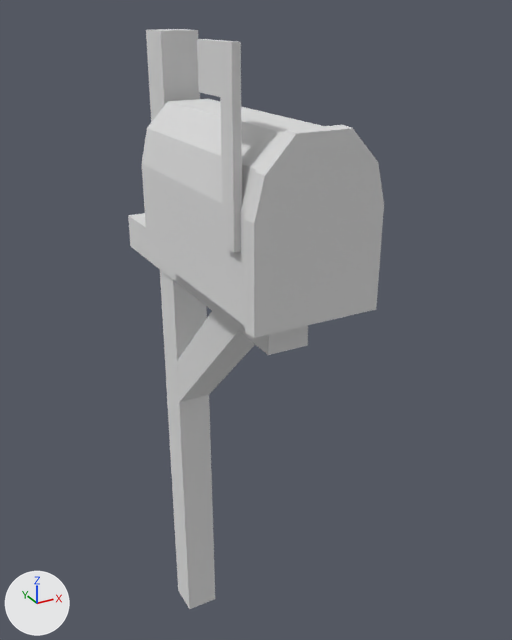
Two versions of the glTF model public/models/mail-box.glb, one commit apart.
The view is the same before and after, from a 50 mm camera at (-0.597, -1.438, 1.536) aimed at (0.107, -0.158, 0.896). The lights are fixed; the arrows at lower left show +X, +Y and +Z. Where no turn or scale is listed for an object, it has been applied to the vertices.

Before the edit, the objects in view are built like this:
```python
me_mail_box = bpy.data.meshes.new('mail-box')
me_mail_box.from_pydata(...)  # 68 vertices, 106 faces; spans x -0.12..0.12, y -0.562..0.216, z 0.0..1.497
me_mail_box.materials.append(mat_lowpoly_colors)  # white #e7e7e7
ob_mail_box = bpy.data.objects.new('mail-box', me_mail_box)
ob_mail_box.location = (0.0, 0.0, 0.0)
```
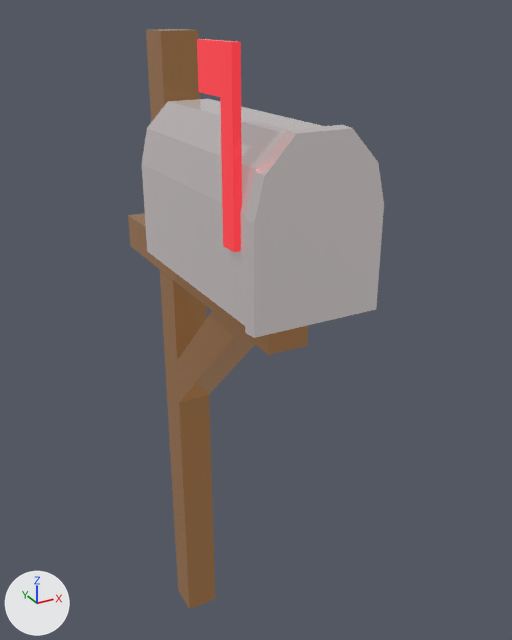
Scene script edits in JSON lines:
```json
{"op": "add", "block": "img_base", "code": ["img_base = load_image('base', '_unpacked/base', 1024, 1024, 'sRGB')"]}
{"op": "add", "block": "mat_lowpoly_colors_001", "code": ["mat_lowpoly_colors_001 = bpy.data.materials.new('LOWPOLY-COLORS.001')", "# uses the picture img_base"]}
{"block": "me_mail_box", "where": "me_mail_box.from_pydata(...)  # 68 vertices, 106 faces; spans x -0.12..0.12, y -0.562..0.216, z 0.0..1.497"}
{"op": "remove", "block": "me_mail_box", "code": "me_mail_box.materials.append(mat_lowpoly_colors)  # white #e7e7e7"}
{"op": "add", "block": "me_mail_box", "code": "me_mail_box.materials.append(mat_lowpoly_colors_001)"}
```

Changed parts and their boxes [x1, y1, x2, y2] in the pictures (512 x 640 px):
```json
{"object": "mail-box", "change": "recoloured", "before": [128, 29, 379, 609], "after": [128, 29, 379, 609]}
```
